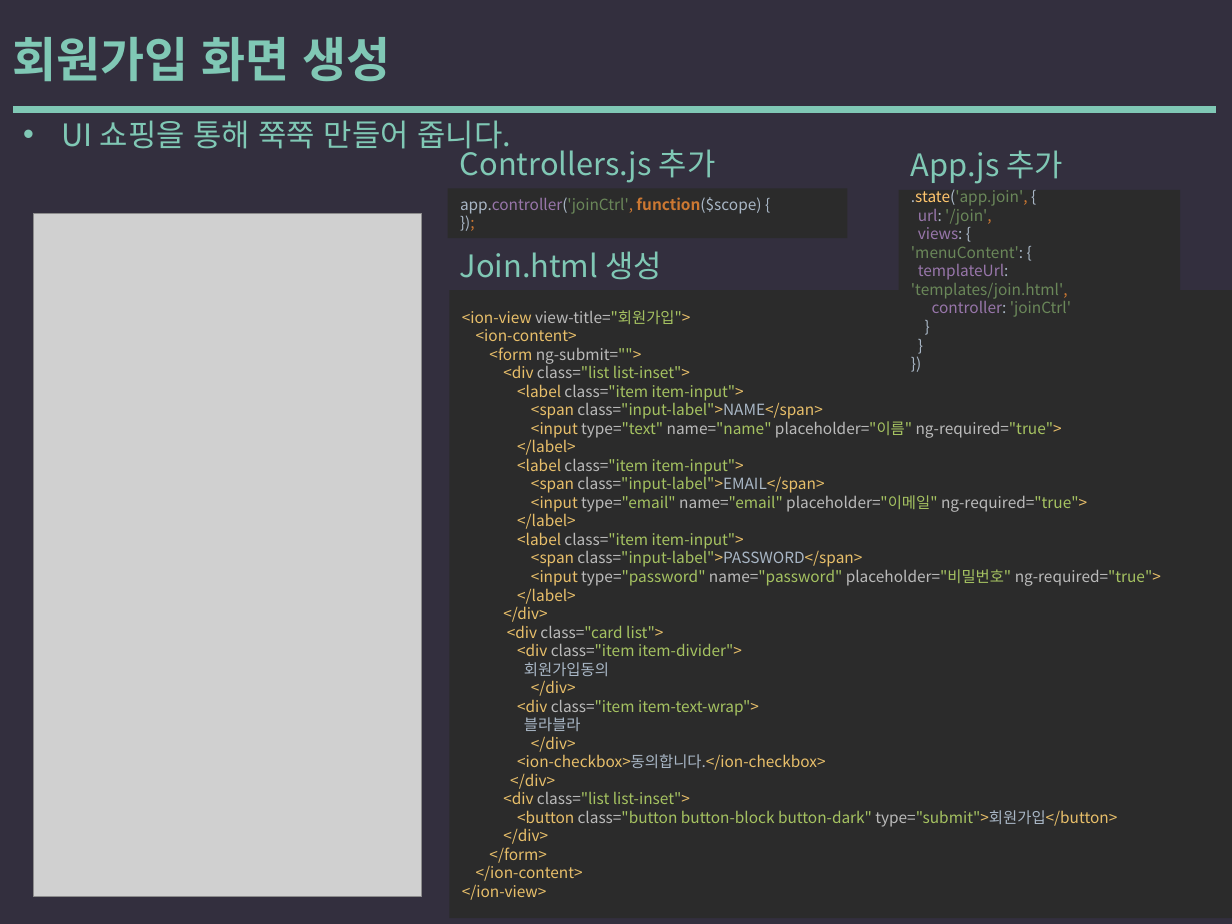
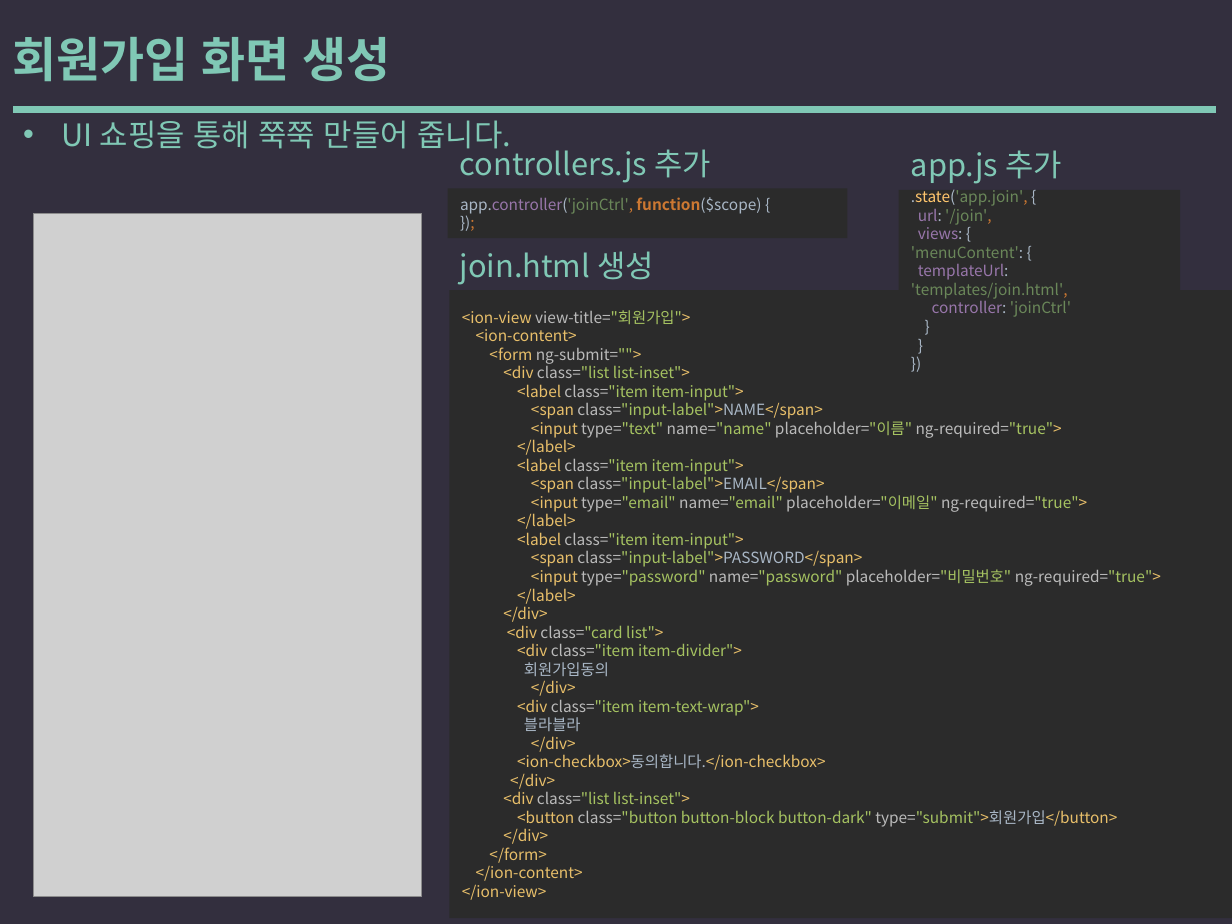
Before and after one commit to yysstory/mozzi, a slide deck: slide 32 of DOCS/1.pptx. Drawn at 1232x924 pixels with LibreOffice and Linux fonts; fonts in the diff are those of the drawing; grey boxes stand for pictures. Boxes give left, top, right and bottom in pixels: in the first picture for what was removed or moved away, otherwise in the second. Text is boxed around its words. In the diff, an @@ line names an element or a change of style, - is before the commit and + after.

```diff
--- a/DOCS/1.pptx
+++ b/DOCS/1.pptx
@@ text at box(460, 144, 711, 183): text changed @@
-Controllers.js 추가
+controllers.js 추가
@@ text at box(911, 150, 1062, 184): text changed @@
-App.js 추가
+app.js 추가
@@ text at box(460, 251, 654, 285): text changed @@
-Join.html 생성
+join.html 생성
```
Also in this commit, not shown: 4 other slides changed.
